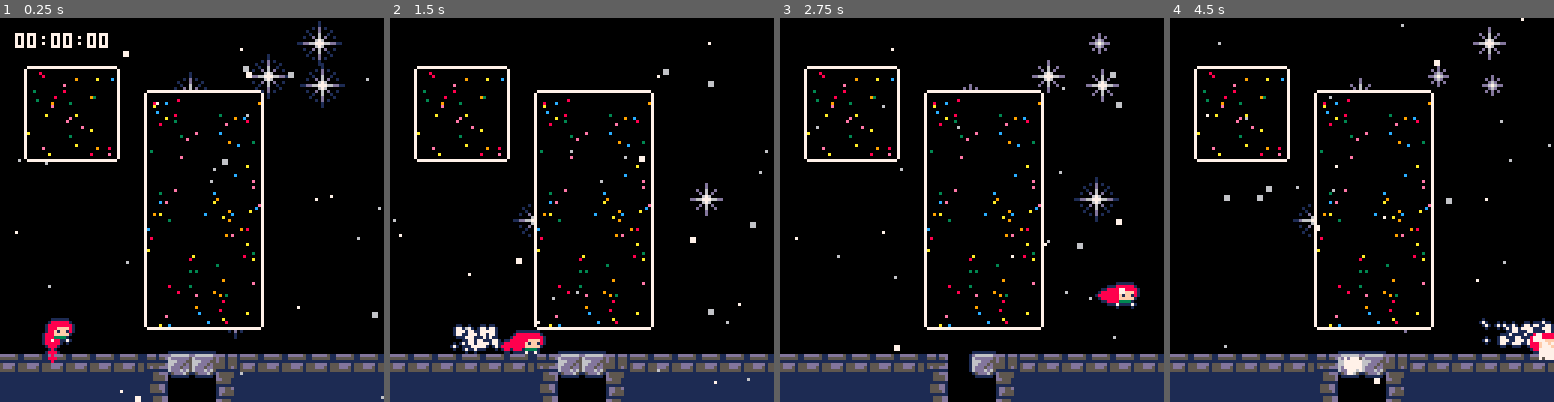
Above: before the commit, frames 1-4 (left to right).
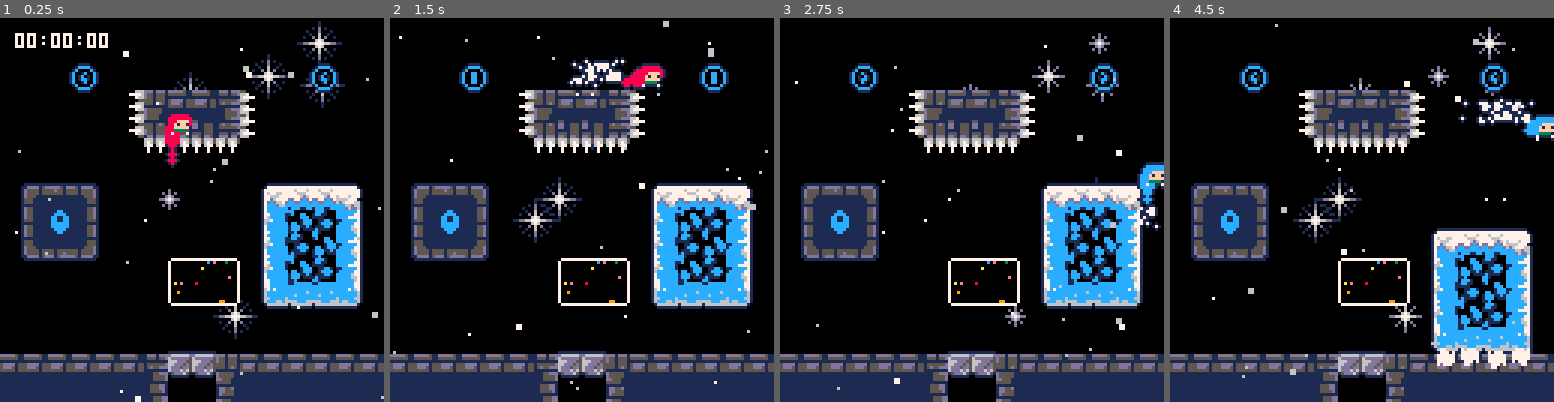
Above: after the commit, the same moments.

Repository: CelesteClassic/newleste.p8
Game: PICO-8 cartridge site.p8
Two runs of this game, one before a commit and one after it. Both use one fixed random seed, a clock stepped at 60 frames per second and the inputs below.
Inputs:
- Up to frame 1 (0.25 s): no input
- Up to frame 2 (1.5 s): tap X (X key) at 0.33, 1.07 s; tap O (Z key) at 0.7 s
- Up to frame 3 (2.75 s): hold Right 1.6-2.1 s; tap O (Z key) at 1.7, 2.1, 2.5 s; tap X (X key) at 1.85 s; hold Up 2.15-2.42 s; hold Right from 2.47 s (still down)
- Up to frame 4 (4.5 s): tap O (Z key) every 0.4 s from 2.9 to 4.1 s; tap X (X key) at 2.97, 4.08 s; release Right at 3.03 s; hold Left 3.08-3.58 s; hold Down 3.63-3.97 s; hold Right from 4.02 s (still down)

The runs differ from the first frame. In frame 1, 21% of the frame differs, in the area x 4-95%, y 11-90%; in frame 2, 23%; in frame 3, 21%; in frame 4, 23%, in the area x 5-100%, y 0-96%.

Commit message:
revert changes to mapdata

Diff:
--- a/site.p8
+++ b/site.p8
@@ -1936,88 +1936,24 @@
 
 
 
-…(64 lines of a section not shown)…
 __gff__
 0000000000000000000000000000000002020202080808000000000000030303030303030303030303030303030303030303030303030303030303030303030300000000000000000000000000000000030300000000000000000000000000000000000000000000000000000000000003000000000000000000000000000000
 0000000000000000000000000000000000000000000000000000000000000000000000000000000000000000000000000000000000000000000000000000000000000000000000000000000000000000000000000000000000000000000000000000000000000000000000000000000000000000000000000000000000000000
 __map__
 000000000000000000000000000000002b3b29000000000000000000002a3b2b000000000000000000000000000000000000000000000000000000000000000000000000000000000000000000000000000000000000000000000000000000000000000000000000000000000000000000000000000000000000000000000000
 000000000000000000000000000000003b290000000000000000000000002a3b000000000000000000000000000000000000000000000000000000000000000000000000000000000000000000000000000000000000000000000000000000000000000000000000000000000000000000000000000000000000000000000000
-004041414100000000000000000000002900000000000000000000001010102a000000000000000000000000000000000000000000000000000000000000000000000000000000000000000000000000000000000000000000000000000000000000000000000000000000000000000000000000000000000000000000000000
-0041000000004041414141000000000000000000000000000000000040414100000000000000000000000000000000000000000000000000000000000000000000000000000000000000000000000000000000000000000000000000000000000000000000000000000000000000000000000000000000000000000000000000
-0041000000004100000000000000000000000000000000000000000000000000000000000000000000000000000000000000000000000000000000000000000000000000000000000000000000000000000000000000000000000000000000000000000000000000000000000000000000000000000000000000000000000000
-0041000000004100000000000000000000000000000000000000000010101000000000000000000000000000000000000000000000000000000000000000000000000000000000000000000000000000000000000000000000000000000000000000000000000000000000000000000000000000000000000000000000000000
-0000000000004100000000000000000000000000000000000000000040414100000000000000000000000000000000000000000000000000000000000000000000000000000000000000000000000000000000000000000000000000000000000000000000000000000000000000000000000000000000000000000000000000
-0000000000004100000000000000000022222222222222222300000000000000000000000000000000000000000000000000000000000000000000000000000000000000000000000000000000000000000000000000000000000000000000000000000000000000000000000000000000000000000000000000000000000000
-0000000000004100000000000000000025252525252532323300000000000000000000000000000000000000000000000000000000000000000000000000000000000000000000000000000000000000000000000000000000000000000000000000000000000000000000000000000000000000000000000000000000000000
-0000000000004100000000000000000025252525252640414100000000000000000000000000000000000000000000000000000000000000000000000000000000000000000000000000000000000000000000000000000000000000000000000000000000000000000000000000000000000000000000000000000000000000
-0000000000004100000000000000000025252525252641000000000000000000000000000a00000000000000000000000000000000000000000000000000000000000000000000000000000000000000000000000000000000000000000000000000000000000000000000000000000000000000000000000000000000000000
-0000000000004100000000000000000025252525252641000010101010100000000000000000000000000000000000000000000000000000000000000000000000000000000000000000000000000000000000000000000000000000000000000000000000000000000000000000000000000000000000000000000000000000
-0000000000004100000000000000000025252532323341000034353535360000000000000000000000000000000000000000000000000000000000000000000000000000000000000000000000000000000000000000000000000000000000000000000000000000000000000000000000000000000000000000000000000000
-0000010000000000000000000000000025252600000041000025000000000010000000100000000000000000000000000000000000000000000000000000000000000000000000000000000000000000000000000000000000000000000000000000000000000000000000000000000000000000000000000000000000000000
+000000440000000100000000004400002900000000000000000000001010102a000000000000000000000000000000000000000000000000000000000000000000000000000000000000000000000000000000000000000000000000000000000000000000000000000000000000000000000000000000000000000000000000
+0000000000132122222312000000000000000000000000000000000040414100000000000000000000000000000000000000000000000000000000000000000000000000000000000000000000000000000000000000000000000000000000000000000000000000000000000000000000000000000000000000000000000000
+0000000000133132323312000000000000000000000000000000000000000000000000000000000000000000000000000000000000000000000000000000000000000000000000000000000000000000000000000000000000000000000000000000000000000000000000000000000000000000000000000000000000000000
+0000000000001111111100000000000000000000000000000000000010101000000000000000000000000000000000000000000000000000000000000000000000000000000000000000000000000000000000000000000000000000000000000000000000000000000000000000000000000000000000000000000000000000
+0000000000000000000000000000000000000000000000000000000040414100000000000000000000000000000000000000000000000000000000000000000000000000000000000000000000000000000000000000000000000000000000000000000000000000000000000000000000000000000000000000000000000000
+0047484800000000000000424343430022222222222222222300000000000000000000000000000000000000000000000000000000000000000000000000000000000000000000000000000000000000000000000000000000000000000000000000000000000000000000000000000000000000000000000000000000000000
+0057000000000000000000430000000025252525252532323300000000000000000000000000000000000000000000000000000000000000000000000000000000000000000000000000000000000000000000000000000000000000000000000000000000000000000000000000000000000000000000000000000000000000
+0057000000000000000000430000000025252525252640414100000000000000000000000000000000000000000000000000000000000000000000000000000000000000000000000000000000000000000000000000000000000000000000000000000000000000000000000000000000000000000000000000000000000000
+0000000000000040414100430000000025252525252641000000000000000000000000000a00000000000000000000000000000000000000000000000000000000000000000000000000000000000000000000000000000000000000000000000000000000000000000000000000000000000000000000000000000000000000
+0058000000000041000000430000000025252525252641000010101010100000000000000000000000000000000000000000000000000000000000000000000000000000000000000000000000000000000000000000000000000000000000000000000000000000000000000000000000000000000000000000000000000000
+0000000000000000000000000000000025252532323341000034353535360000000000000000000000000000000000000000000000000000000000000000000000000000000000000000000000000000000000000000000000000000000000000000000000000000000000000000000000000000000000000000000000000000
+0000000000000000000000000000000025252600000041000025000000000010000000100000000000000000000000000000000000000000000000000000000000000000000000000000000000000000000000000000000000000000000000000000000000000000000000000000000000000000000000000000000000000000
 2222222222222317172122222222222225252600000041000025000000001340000013400000000000000000000000000000000000000000000000000000000000000000000000000000000000000000000000000000000000000000000000000000000000000000000000000000000000000000000000000000000000000000
 2525252525252600002425252525252525252600000041000025000000001341000013410000000000000000000000000000000000000000000000000000000000000000000000000000000000000000000000000000000000000000000000000000000000000000000000000000000000000000000000000000000000000000
 0000000000000000000000000000000025252522222341000025000000000000000000000000000000000000000000000000000000000000000000000000000000000000000000000000000000000000000000000000000000000000000000000000000000000000000000000000000000000000000000000000000000000000
Not shown, changed: 128 lines of the sprite sheet (__gfx__) section of site.p8
